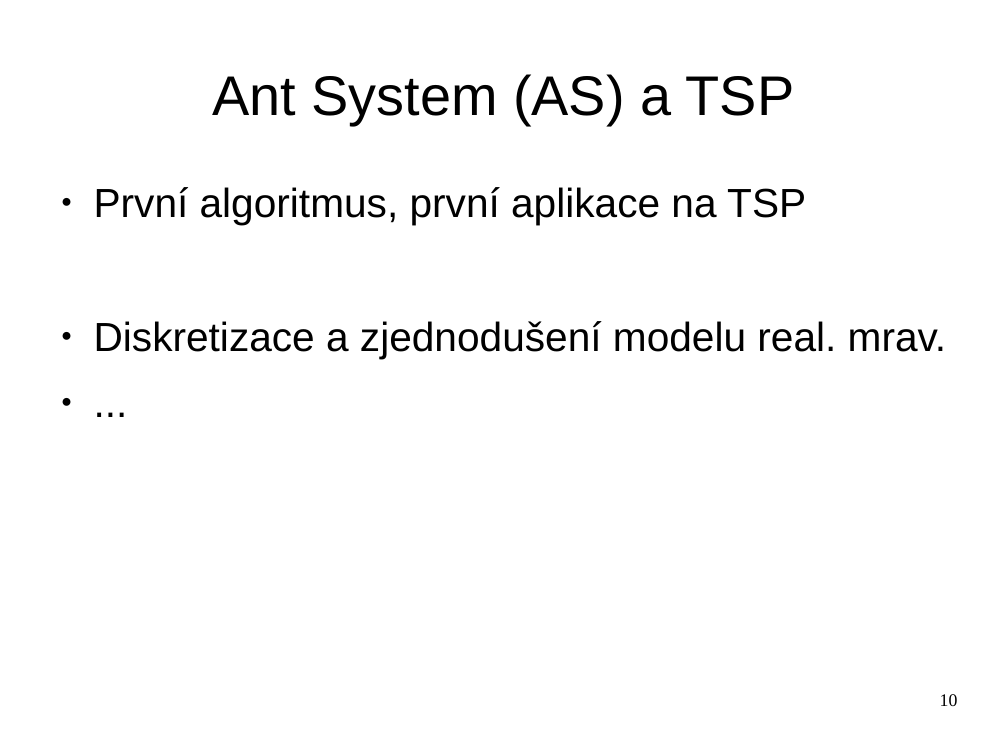
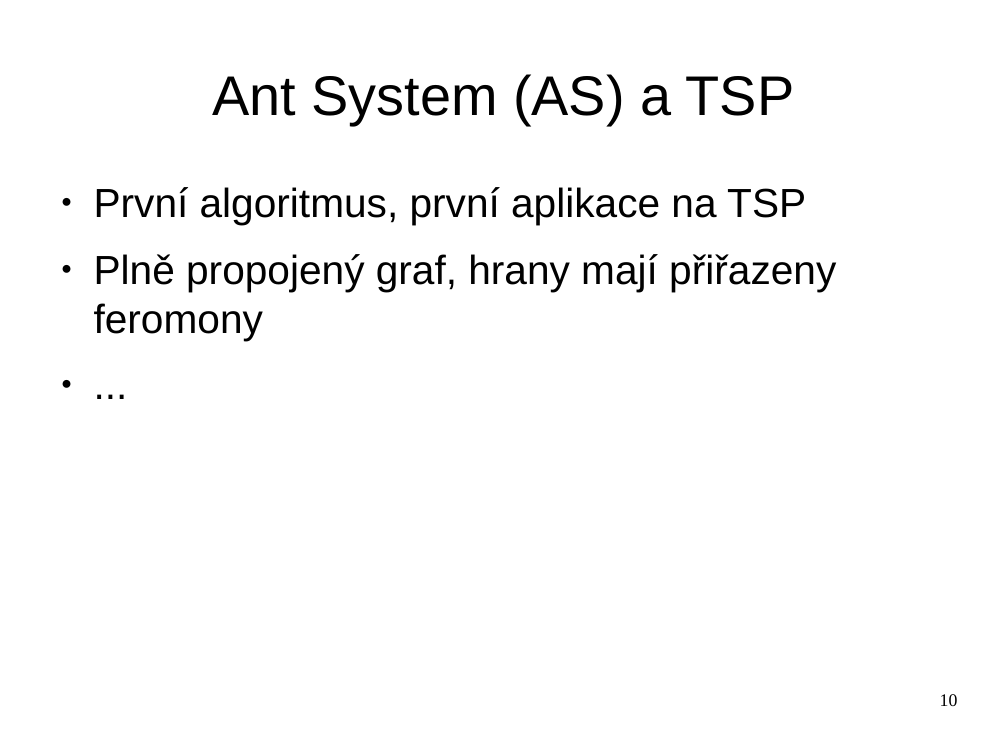
Before and after one commit to hellerstanislav/sin, a slide deck: slide 10 of presentation/swarm.odp. Drawn at 1008x756 pixels with LibreOffice and Linux fonts; fonts in the diff are those of the drawing. Boxes give left, top, right and bottom in pixels: in the first picture for what was removed or moved away, otherwise in the second. Text is boxed around its words. In the diff, an @@ line names an element or a change of style, - is before the commit and + after.

```diff
--- a/presentation/swarm.odp
+++ b/presentation/swarm.odp
@@ text at (94,254,836,340): text changed @@
-● Diskretizace a zjednodušení modelu real. mrav.
+● Plně propojený graf, hrany mají přiřazeny feromony
```
Also in this commit, not shown: 1 other slide changed, 1 slide added, 1 slide removed, 2 other files.
